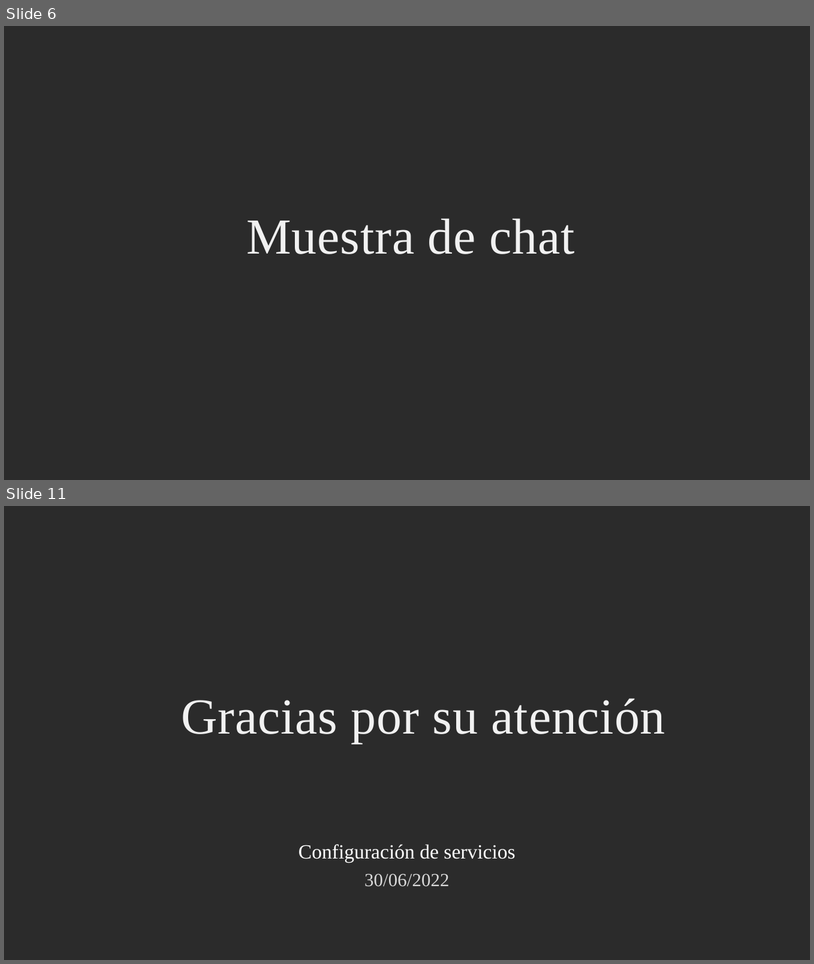
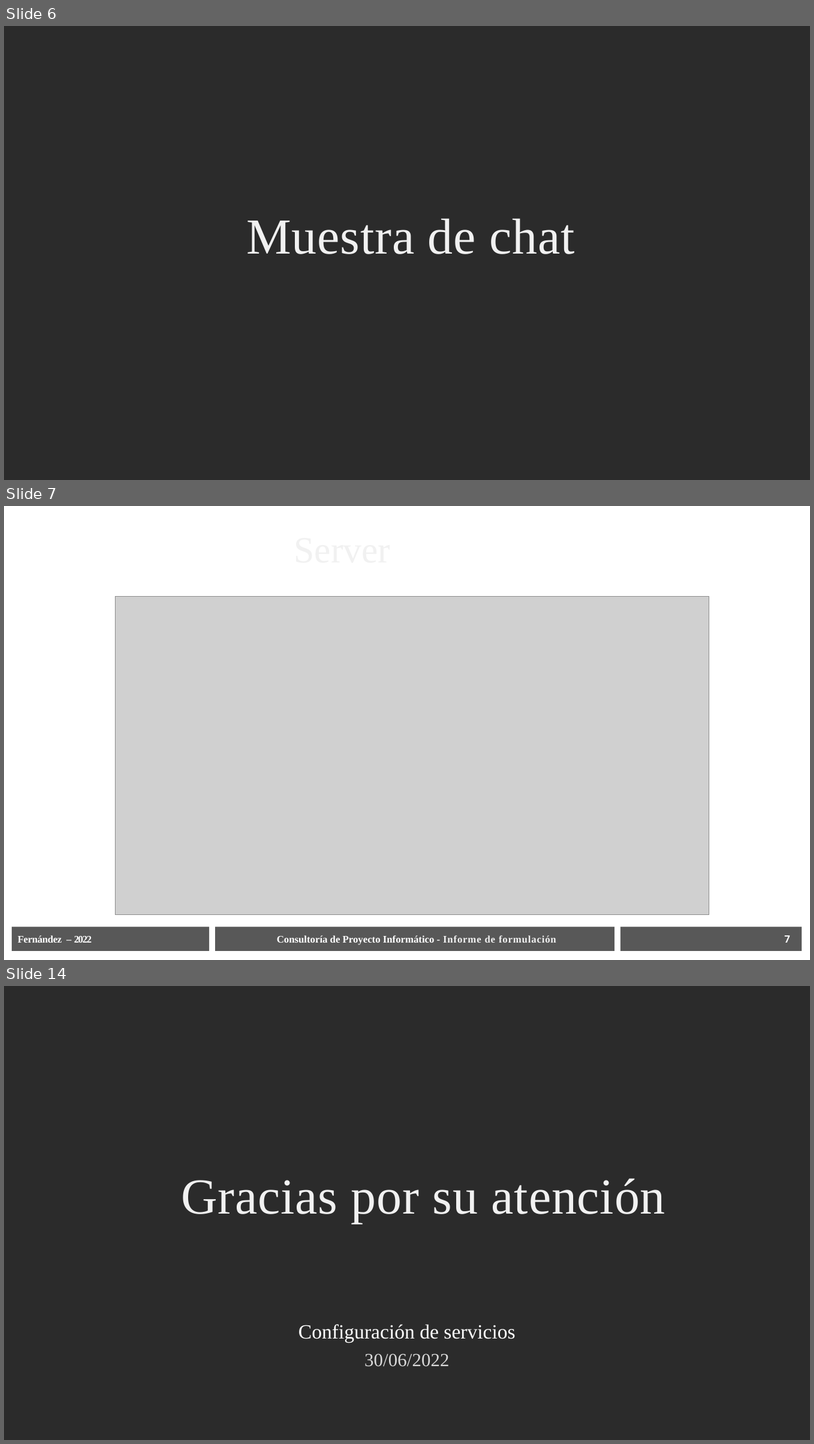
Before and after one commit to nconrad841/ConfiguracionDeServicios, a slide deck: Presentacion_2022_07_14.pptx. Shown one above the other, each under a label of ours: slides 6 and 11 before the commit, slides 6, 7 and 14 after it; the slides between them are not shown. The pictures are 814x964 and 814x1444 pixels, drawn with LibreOffice and Linux fonts; fonts in the diff are those of the drawing; grey boxes stand for pictures; background and template pictures are left out; a plain dark background stands for a picture behind light text. Boxes give left, top, right and bottom in pixels: in the first picture for what was removed or moved away, otherwise in the second. Text is boxed around its words. In the diff, an @@ line names an element or a change of style, - is before the commit and + after.

```diff
--- a/Presentacion_2022_07_14.pptx
+++ b/Presentacion_2022_07_14.pptx
@@ slide 7 added at (4,506,810,960), background #FFFFFF @@
@@ title added at (39,525,654,571), 44 pt, text #F1F1F1 @@
+Server
@@ picture added at (116,596,710,915) @@
@@ freeform shape added at (12,927,210,951), fill #585858 @@
@@ text added at (18,935,92,942), 12 pt, text #FFFFFF, bold @@
+Fernández – 2022
@@ freeform shape added at (215,927,615,951), fill #585858 @@
@@ text added at (277,935,557,945), 12 pt, text #FFFFFF, bold @@
+Consultoría de Proyecto Informático - Informe de formulación
@@ freeform shape added at (621,927,803,951), fill #585858 @@
@@ page number added at (785,935,791,942), 12 pt, text #FFFFFF, bold @@
+7
@@ what was slide 11 is now slide 14 @@
```
Also in this commit, not shown: 3 slides changed, 3 other slides added, 1 slide removed, 7 other files.
